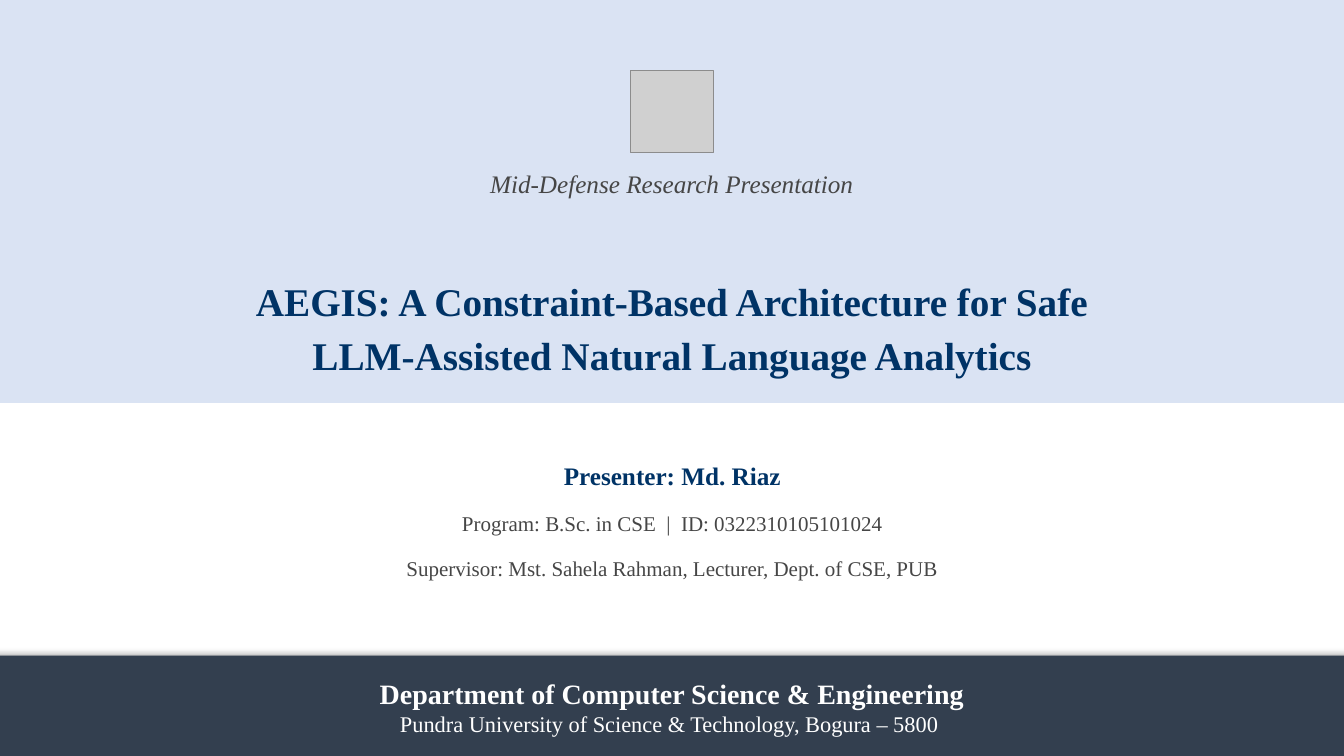
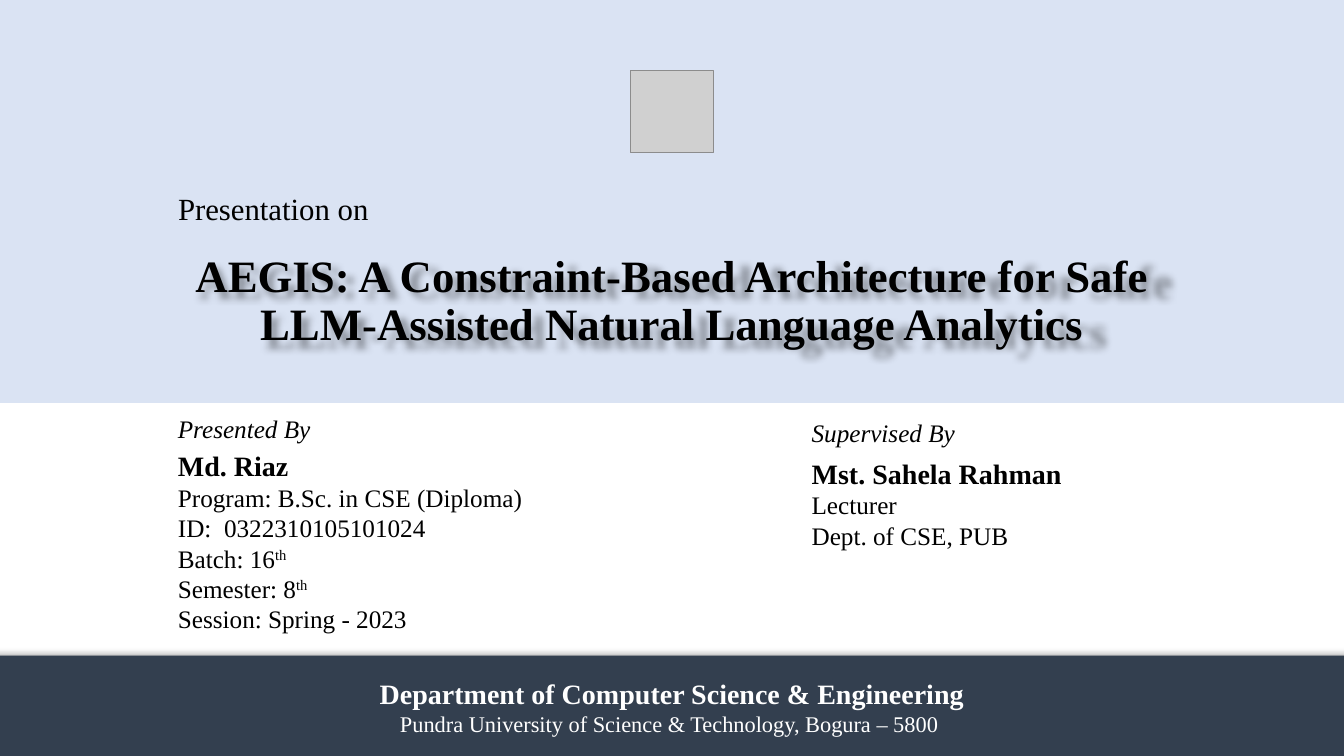
Before and after one commit to md-riaz/AEGIS-Research, a slide deck: slide 1 of docs/scripts/Md_Riaz_Mid_Defense_Final_0322310105101024.pptx. Drawn at 1344x756 pixels with LibreOffice and Linux fonts; fonts in the diff are those of the drawing; grey boxes stand for pictures. Boxes give left, top, right and bottom in pixels: in the first picture for what was removed or moved away, otherwise in the second. Text is boxed around its words. In the diff, an @@ line names an element or a change of style, - is before the commit and + after.

```diff
--- a/docs/scripts/Md_Riaz_Mid_Defense_Final_0322310105101024.pptx
+++ b/docs/scripts/Md_Riaz_Mid_Defense_Final_0322310105101024.pptx
@@ text at <box>178,199,369,221</box>: text changed; size 18 to 22 pt; text colour #464646 to #000000; italic off @@
-Mid-Defense Research Presentation
+Presentation on
@@ title at <box>195,260,1147,350</box>: text changed; size 28 to 32 pt; text colour #003366 to #000000 @@
-AEGIS: A Constraint-Based Architecture for Safe
-LLM-Assisted Natural Language Analytics
+AEGIS: A Constraint-Based Architecture for Safe LLM-Assisted Natural Language Analytics
@@ text added at <box>178,420,311,444</box>, 18 pt, text #000000, italic @@
+Presented By
@@ text added at <box>812,424,955,448</box>, 18 pt, text #000000, italic @@
+Supervised By
@@ text added at <box>178,456,522,634</box>, 18 pt, text #000000 @@
+Md. Riaz
+Program: B.Sc. in CSE (Diploma)
+ID: 0322310105101024
+Batch: 16th
+Semester: 8th
+Session: Spring - 2023
@@ subtitle removed at <box>406,467,937,581</box> @@
-Presenter: Md. Riaz
-Program: B.Sc. in CSE | ID: 0322310105101024
-Supervisor: Mst. Sahela Rahman, Lecturer, Dept. of CSE, PUB
@@ text added at <box>812,464,1062,551</box>, 18 pt, text #000000 @@
+Mst. Sahela Rahman
+Lecturer
+Dept. of CSE, PUB
```
Also in this commit, not shown: 21 other slides changed, 1 slide removed, 1 other file.
